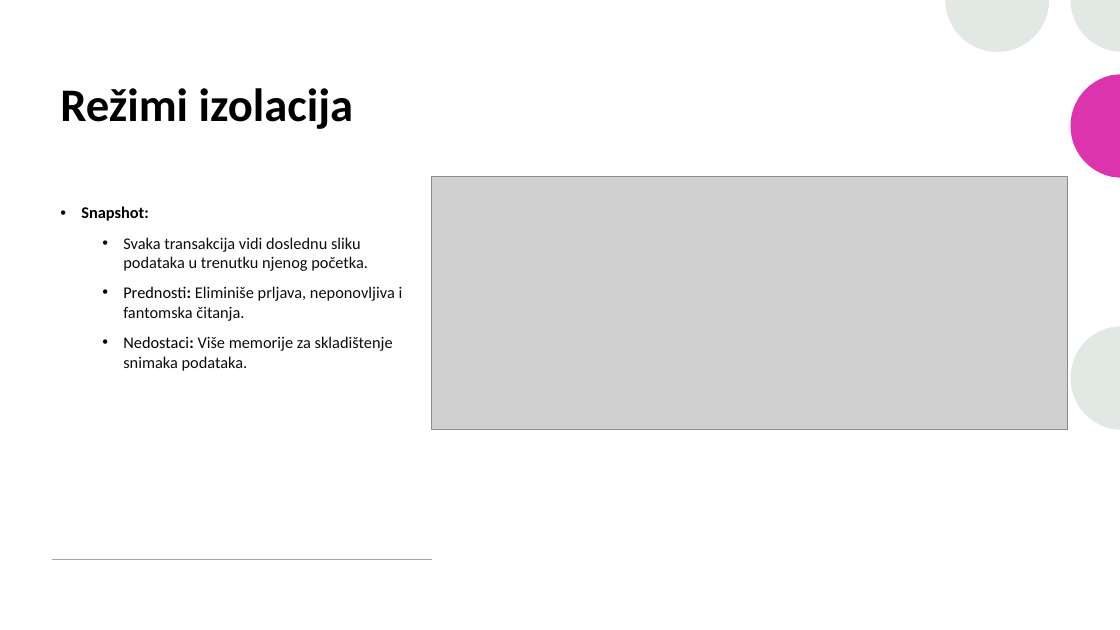
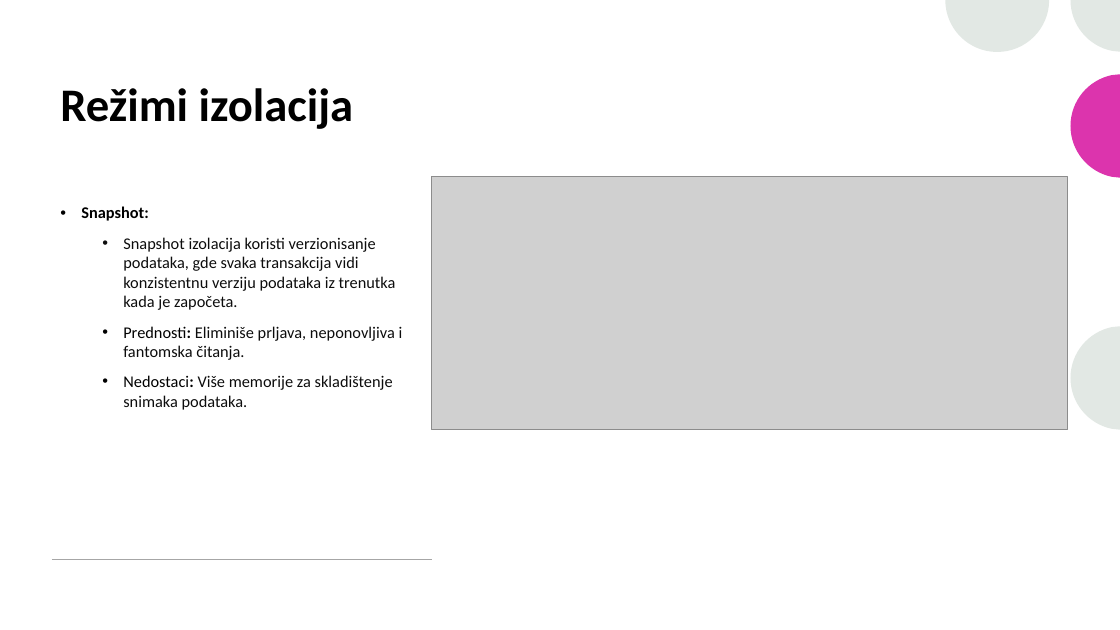
Before and after one commit to stefan-ml/DBMS, a slide deck: slide 13 of Obrada transakcija, planovi izvršenja transakcija, izolacija i zaključavanje/Obrada transakcija, planovi izvršavanja transakcija, izolacija i zaključavanje kod MS SQL baze podataka.pptx. Drawn at 1120x630 pixels with LibreOffice and Linux fonts; fonts in the diff are those of the drawing; grey boxes stand for pictures. Boxes give left, top, right and bottom in pixels: in the first picture for what was removed or moved away, otherwise in the second. Text is boxed around its words. In the diff, an @@ line names an element or a change of style, - is before the commit and + after.

```diff
--- a/Obrada transakcija, planovi izvršenja transakcija, izolacija i zaključavanje/Obrada transakcija, planovi izvršavanja transakcija, izolacija i zaključavanje kod MS SQL baze podataka.pptx
+++ b/Obrada transakcija, planovi izvršenja transakcija, izolacija i zaključavanje/Obrada transakcija, planovi izvršavanja transakcija, izolacija i zaključavanje kod MS SQL baze podataka.pptx
@@ text at bbox=[123, 237, 396, 310]: text changed @@
-  • Svaka transakcija vidi doslednu sliku podataka u trenutku njenog početka.
+  • Snapshot izolacija koristi verzionisanje podataka, gde svaka transakcija vidi konzistentnu verziju podataka iz trenutka kada je započeta.
```
Also in this commit, not shown: 4 other slides changed.
